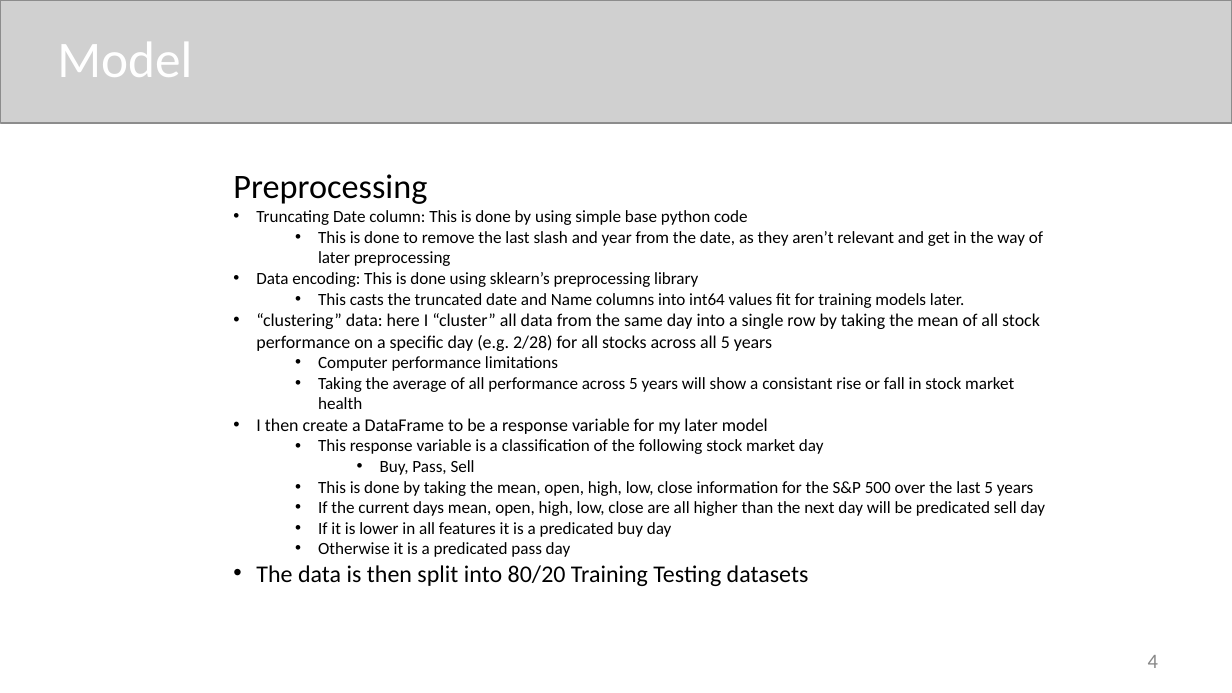
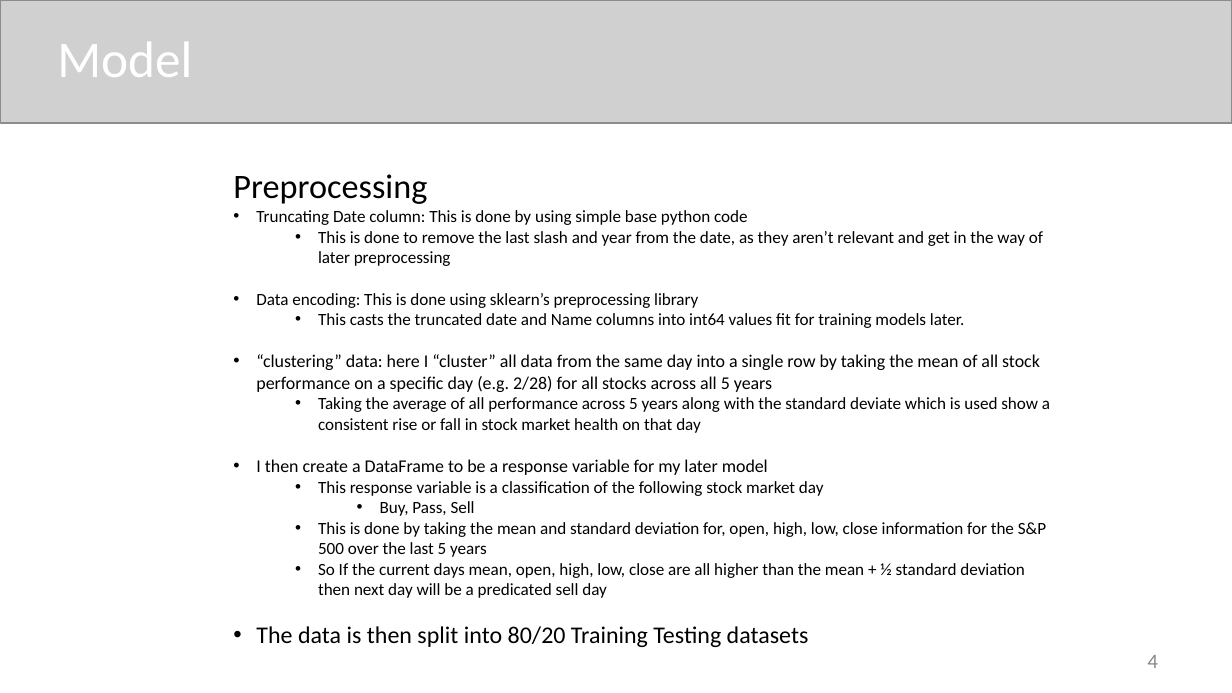
Before and after one commit to Calandra-a/S-P500-Daily-analysis, a slide deck: slide 4 of Anthony_Calandra_Term_Project.pptx. Drawn at 1232x693 pixels with LibreOffice and Linux fonts; fonts in the diff are those of the drawing; grey boxes stand for pictures. Boxes give left, top, right and bottom in pixels: in the first picture for what was removed or moved away, otherwise in the second. Text is boxed around its words. In the diff, an @@ line names an element or a change of style, - is before the commit and + after.

```diff
--- a/Anthony_Calandra_Term_Project.pptx
+++ b/Anthony_Calandra_Term_Project.pptx
@@ subtitle at (x1=318, y1=397, x2=1050, y2=433): text changed @@
-      • Computer performance limitations
-      • Taking the average of all performance across 5 years will show a consistant rise or fall in stock market health
+      • Taking the average of all performance across 5 years along with the standard deviate which is used show a consistent rise or fall in stock market health on that day
@@ subtitle at (x1=318, y1=522, x2=1046, y2=598): text changed @@
-      • This is done by taking the mean, open, high, low, close information for the S&P 500 over the last 5 years
-      • If the current days mean, open, high, low, close are all higher than the next day will be predicated sell day
-      • If it is lower in all features it is a predicated buy day
-      • Otherwise it is a predicated pass day
+      • This is done by taking the mean and standard deviation for, open, high, low, close information for the S&P 500 over the last 5 years
+      • So If the current days mean, open, high, low, close are all higher than the mean + ½ standard deviation then next day will be a predicated sell day
```
Also in this commit, not shown: 1 other slide changed, 3 slides added, 1 slide removed, 1 other file.
